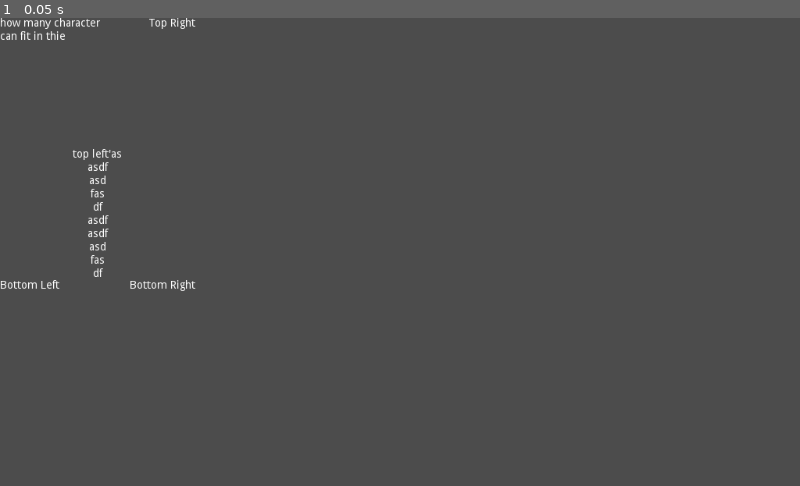
Above: before the commit, frame 1.
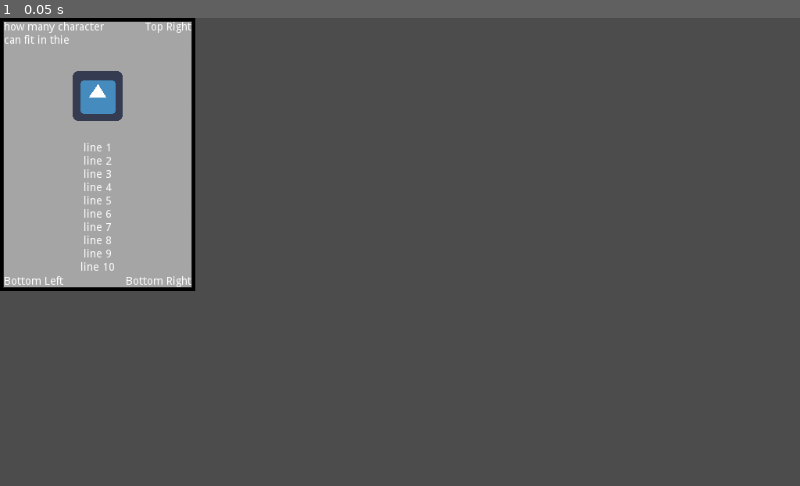
Above: after the commit, the same moment.

Repository: marshallcouch/jackbox_style_game
Game: Godot game, scene res://cards/CardBase.tscn
Two runs of this game, one before a commit and one after it. Both use one fixed random seed, a clock stepped at 60 frames per second and the inputs below. The engine's default icon, where the game draws it, is replaced by a stand-in: a white triangle on a blue panel in a dark square.
Inputs:
- Up to frame 1 (0.05 s): no input

The runs differ from the first frame. In frame 1, 14% of the frame differs, in the area x 0-25%, y 0-59%.

Commit message:
added a cardback and blankcard image

Diff:
--- a/card_game/cards/CardBase.tscn
+++ b/card_game/cards/CardBase.tscn
@@ -1,6 +1,8 @@
-[gd_scene load_steps=2 format=2]
+[gd_scene load_steps=4 format=2]
 
 [ext_resource path="res://cards/CardBase.gd" type="Script" id=1]
+[ext_resource path="res://icon.png" type="Texture" id=2]
+[ext_resource path="res://assets/cards/blankcard.png" type="Texture" id=3]
 
 [node name="CardBase" type="Container"]
 margin_right = 250.0
@@ -8,28 +10,33 @@
 rect_pivot_offset = Vector2( 125, 175 )
 script = ExtResource( 1 )
 
+[node name="CardBackground" type="Sprite" parent="."]
+texture = ExtResource( 3 )
+offset = Vector2( 125, 175 )
+
 [node name="TopLeft" type="Label" parent="."]
-margin_right = 150.0
-margin_bottom = 31.0
+margin_left = 5.0
+margin_top = 5.0
+margin_right = 155.0
+margin_bottom = 36.0
 text = "how many character can fit in thie"
 autowrap = true
 
 [node name="Middle" type="Label" parent="."]
-margin_top = 168.0
-margin_right = 250.0
-margin_bottom = 335.0
-text = "top left'as
-asdf
-asd
-fas
-df
-asdf
-asdf
-asd
-fas
-df
-asdf
-asdf
+margin_left = 5.0
+margin_top = 160.0
+margin_right = 245.0
+margin_bottom = 327.0
+text = "line 1
+line 2
+line 3
+line 4
+line 5
+line 6
+line 7
+line 8
+line 9
+line 10
 "
 align = 1
 valign = 1
@@ -38,25 +45,29 @@
 max_lines_visible = 10
 
 [node name="TopRight" type="Label" parent="."]
-margin_left = 150.0
-margin_right = 250.0
-margin_bottom = 14.0
+margin_left = 145.0
+margin_top = 5.0
+margin_right = 245.0
+margin_bottom = 19.0
 text = "Top Right"
 align = 2
 max_lines_visible = 2
 
 [node name="BottomLeft" type="Label" parent="."]
-margin_top = 336.0
-margin_right = 76.0
-margin_bottom = 350.0
+margin_left = 5.0
+margin_top = 331.0
+margin_right = 81.0
+margin_bottom = 345.0
 text = "Bottom Left"
 
 [node name="BottomRight" type="Label" parent="."]
-margin_left = 150.0
-margin_top = 336.0
-margin_right = 250.0
-margin_bottom = 350.0
+margin_left = 145.0
+margin_top = 331.0
+margin_right = 245.0
+margin_bottom = 345.0
 text = "Bottom Right"
 align = 2
 
 [node name="Image" type="Sprite" parent="."]
+texture = ExtResource( 2 )
+offset = Vector2( 125, 100 )
Binary file added: card_game/assets/cards/blankcard.png
Not shown, added: card_game/assets/cards/blankcard.png.import
Binary file added: card_game/assets/cards/cardback.png
